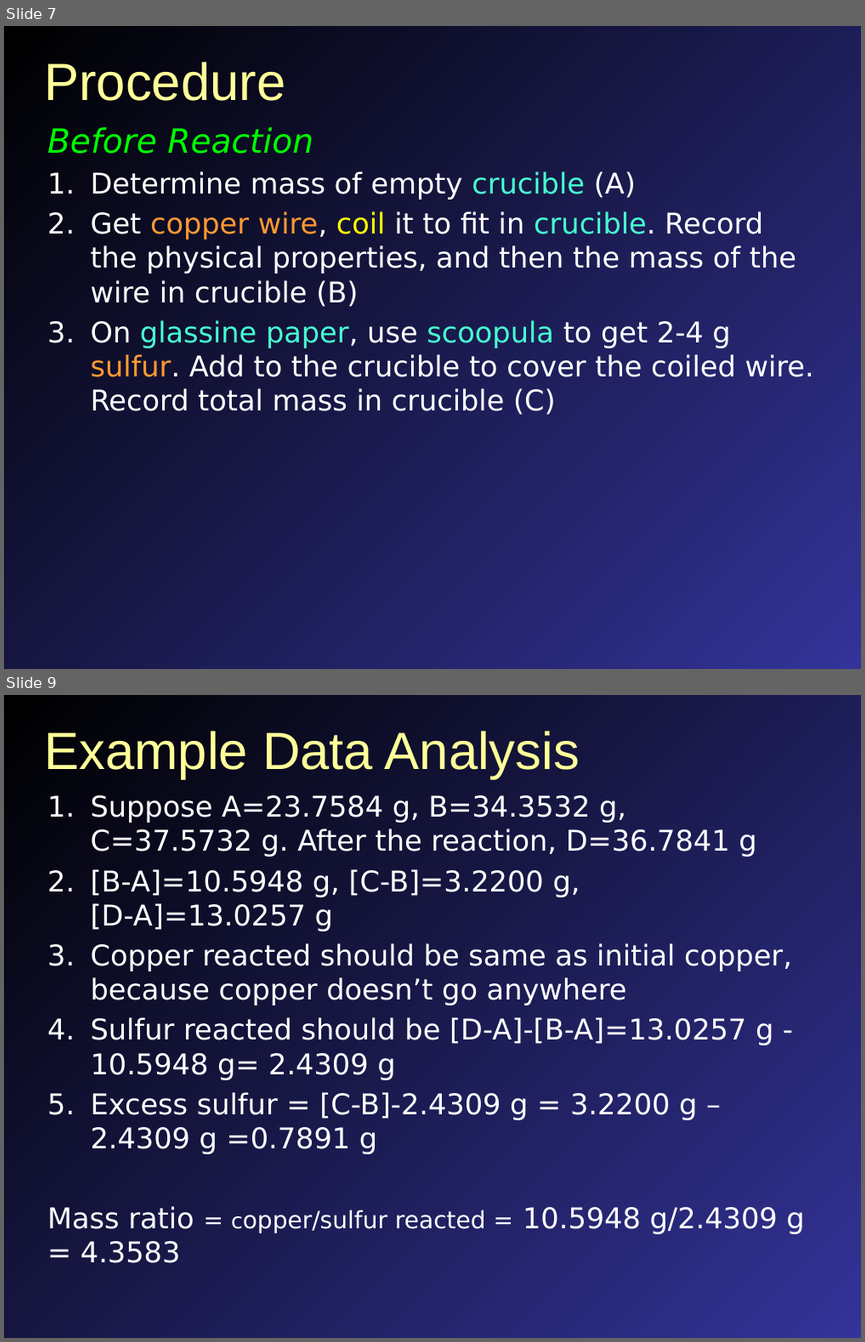
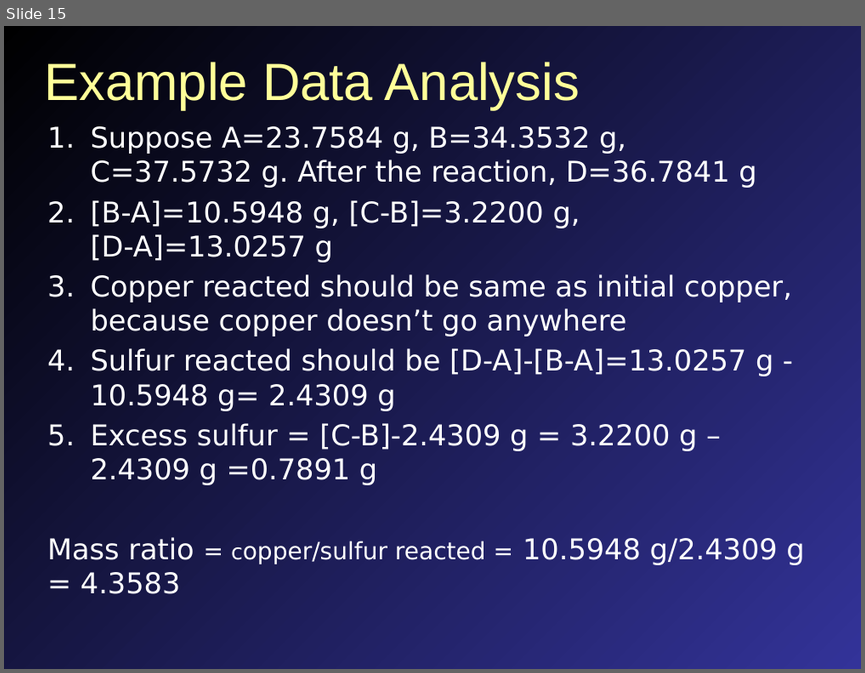
Before and after one commit to mavigozler/mavigozler.github.io, a slide deck: Teaching/Chemistry/Labs/FCC Chem 3A Expt 10a Types of Reactions.pptx. Shown one above the other, each under a label of ours: slides 7 and 9 before the commit, slide 15 after it; the slides between them are not shown. The pictures are 865x1342 and 865x673 pixels, drawn with LibreOffice and Linux fonts; fonts in the diff are those of the drawing. Boxes give left, top, right and bottom in pixels: in the first picture for what was removed or moved away, otherwise in the second. Text is boxed around its words. In the diff, an @@ line names an element or a change of style, - is before the commit and + after.

```diff
--- a/Teaching/Chemistry/Labs/FCC Chem 3A Expt 10a Types of Reactions.pptx
+++ b/Teaching/Chemistry/Labs/FCC Chem 3A Expt 10a Types of Reactions.pptx
@@ slide 7 removed at bbox=[4, 26, 861, 669], background gradient #000000 to #333399 @@
@@ title removed at bbox=[44, 62, 285, 101] @@
-Procedure
@@ text removed at bbox=[47, 127, 814, 414] @@
-Before Reaction
-1. Determine mass of empty crucible (A)
-2. Get copper wire, coil it to fit in crucible. Record the physical properties, and then the mass of the wire in crucible (B)
-3. On glassine paper, use scoopula to get 2-4 g sulfur. Add to the crucible to cover the coiled wire. Record total mass in crucible (C)
@@ what was slide 9 is now slide 15 @@
```
Also in this commit, not shown: 4 slides changed, 8 slides added, 1 other slide removed, 42 other files.
